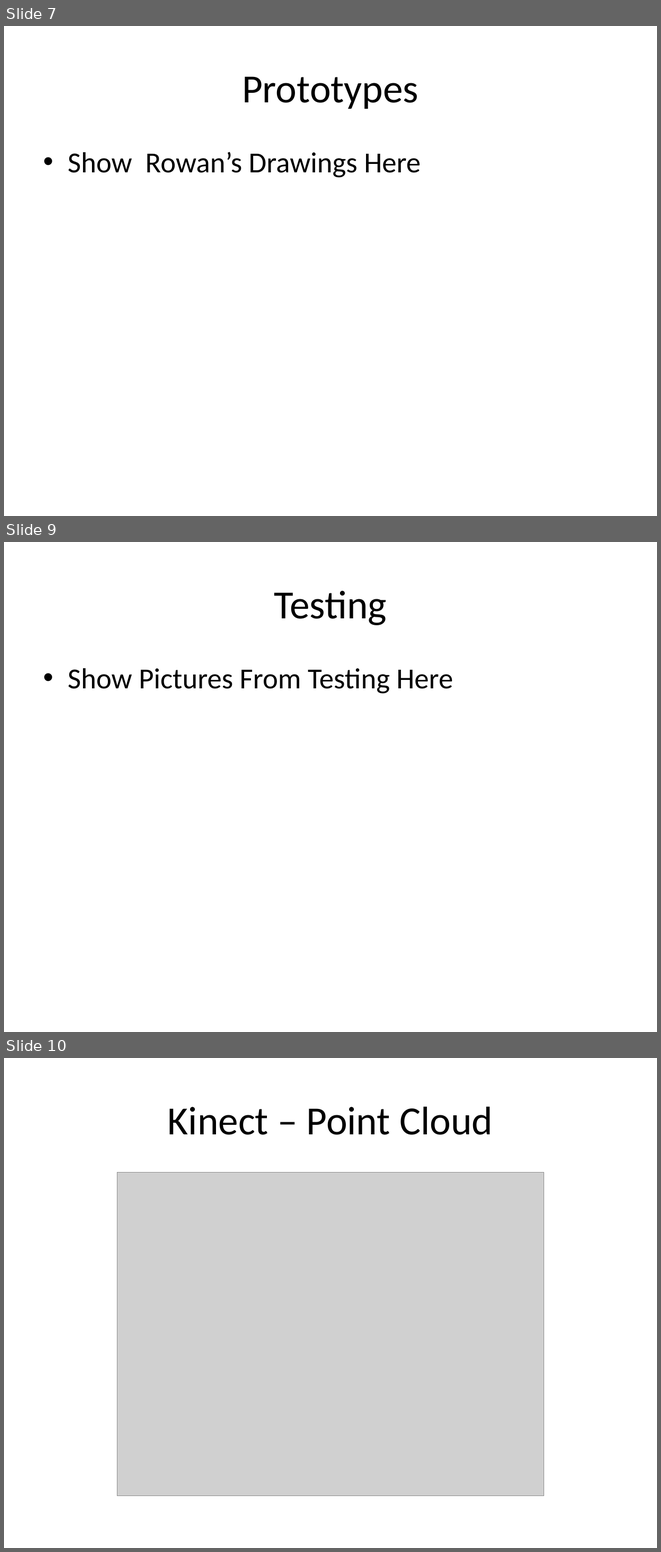
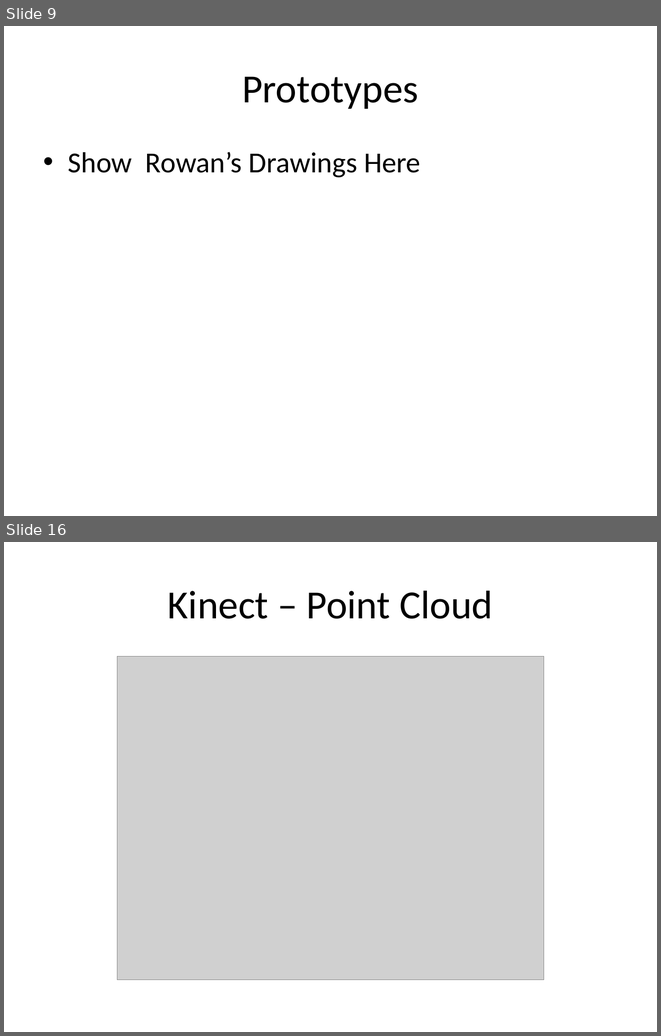
Before and after one commit to ipeet/mte481, a slide deck: doc/fdp/MTE 481 FDP.pptx. Shown one above the other, each under a label of ours: slides 7, 9 and 10 before the commit, slides 9 and 16 after it; the slides between them are not shown. The pictures are 661x1552 and 661x1036 pixels, drawn with LibreOffice and Linux fonts; fonts in the diff are those of the drawing; grey boxes stand for pictures. Boxes give left, top, right and bottom in pixels: in the first picture for what was removed or moved away, otherwise in the second. Text is boxed around its words. In the diff, an @@ line names an element or a change of style, - is before the commit and + after.

```diff
--- a/doc/fdp/MTE 481 FDP.pptx
+++ b/doc/fdp/MTE 481 FDP.pptx
@@ slide 9 removed at <box>4,542,657,1032</box>, background #FFFFFF @@
@@ title removed at <box>274,591,387,625</box> @@
-Testing
@@ text removed at <box>68,668,453,694</box> @@
-• Show Pictures From Testing Here
@@ what was slide 7 is now slide 9 @@
@@ what was slide 10 is now slide 16 @@
```
Also in this commit, not shown: 1 slide changed, 9 slides added.
